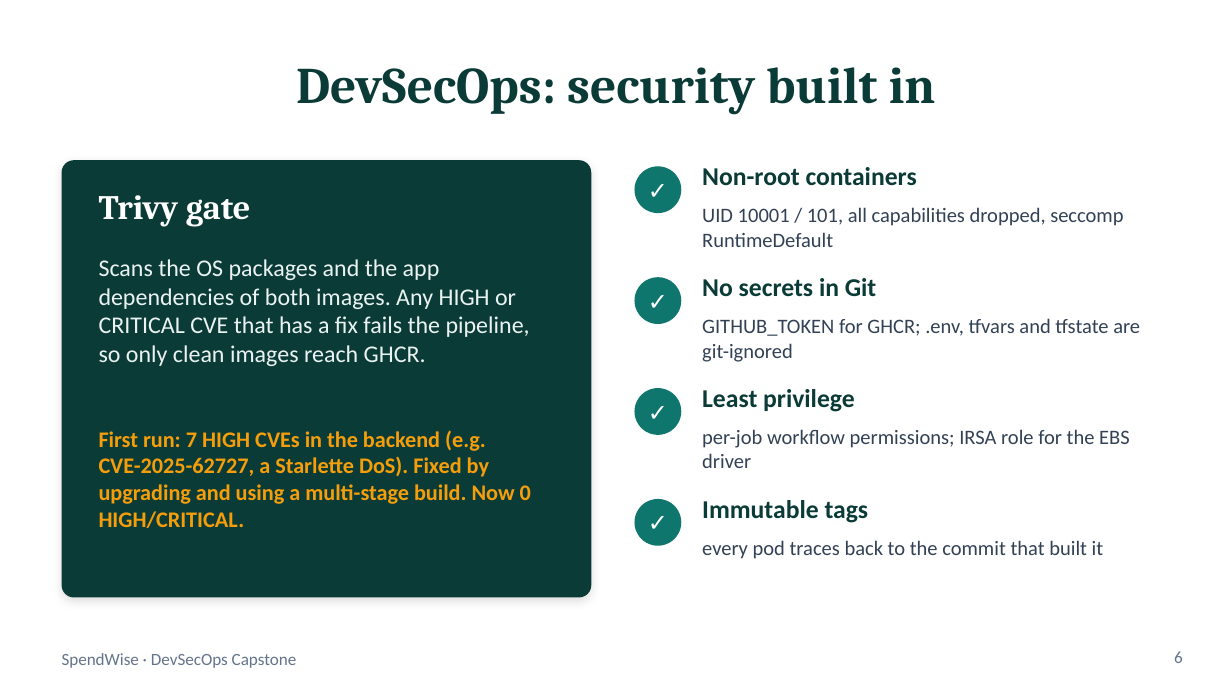
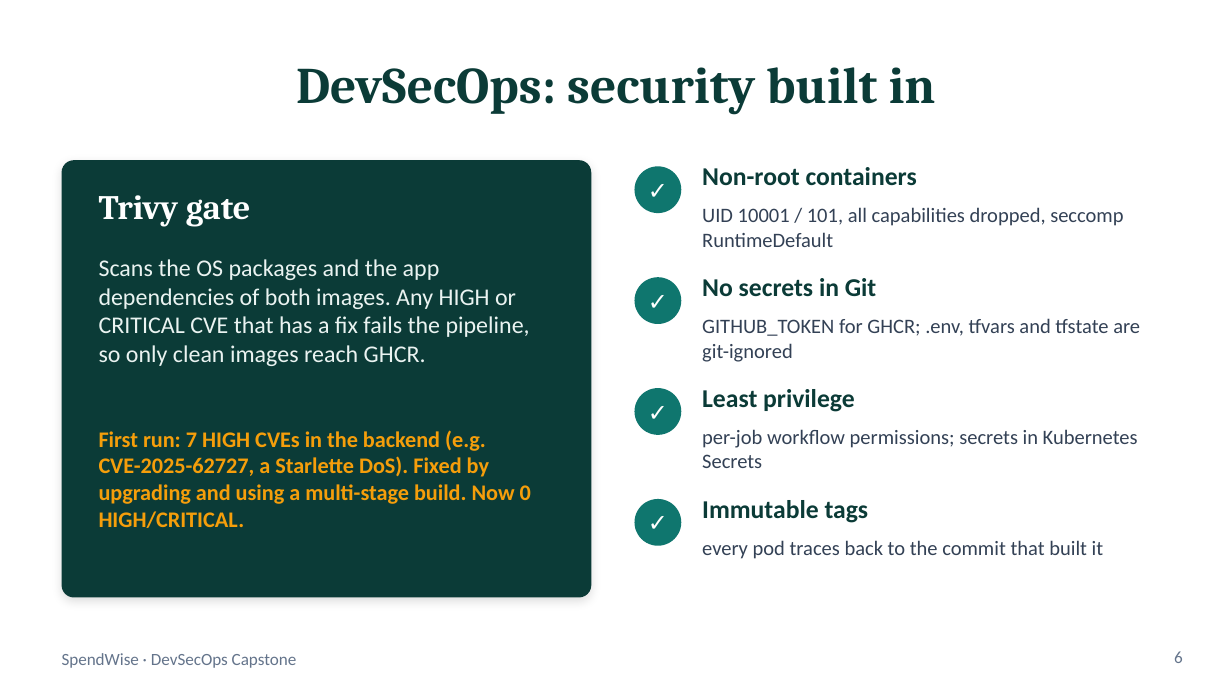
Before and after one commit to PiyushhBansal/spendwise, a slide deck: slide 6 of demo/SpendWise-Presentation.pptx. Drawn at 1232x693 pixels with LibreOffice and Linux fonts; fonts in the diff are those of the drawing. Boxes give left, top, right and bottom in pixels: in the first picture for what was removed or moved away, otherwise in the second. Text is boxed around its words. In the diff, an @@ line names an element or a change of style, - is before the commit and + after.

```diff
--- a/demo/SpendWise-Presentation.pptx
+++ b/demo/SpendWise-Presentation.pptx
@@ text at bbox=[702, 429, 1138, 468]: text changed @@
-per-job workflow permissions; IRSA role for the EBS driver
+per-job workflow permissions; secrets in Kubernetes Secrets
```
Also in this commit, not shown: 6 other slides changed, 1 slide added, 1 slide removed, 2 other files.
